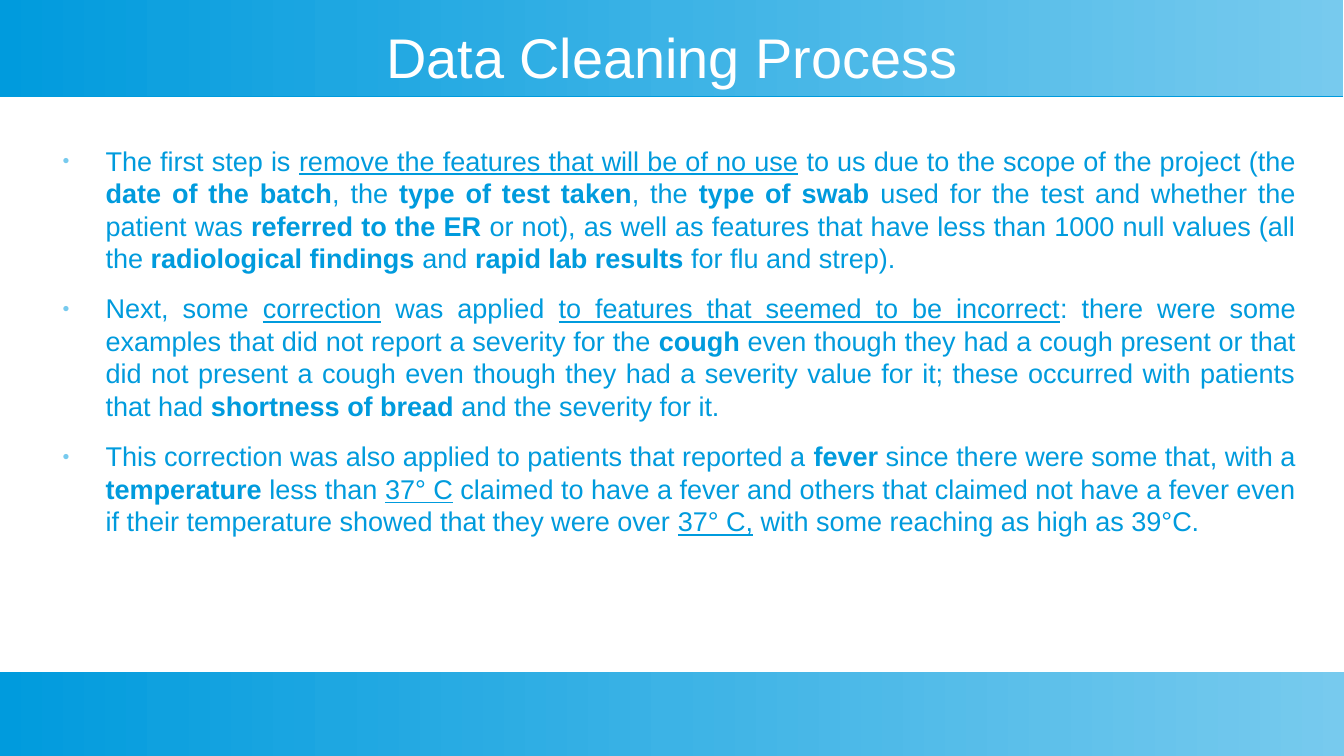
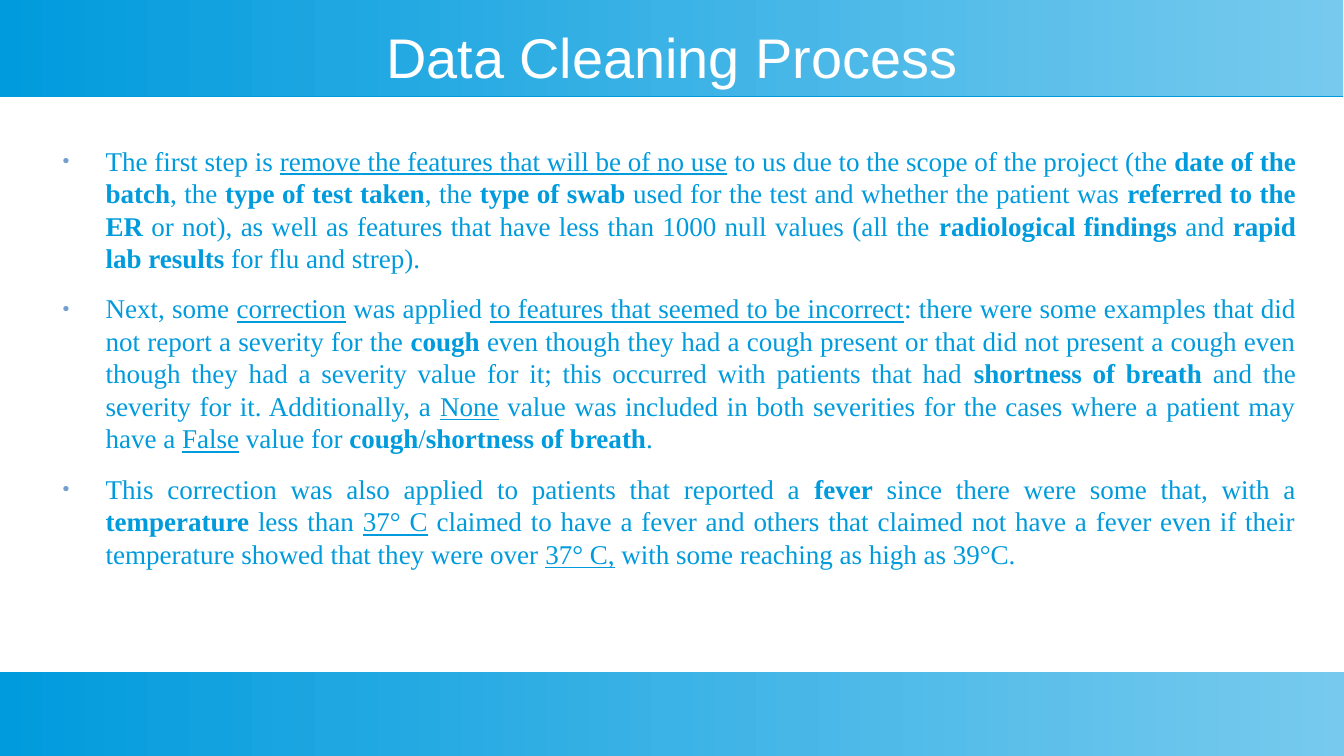
Before and after one commit to Sir-Slade/covid_prediction_project, a slide deck: slide 4 of Covid_Predictor_Report.odp. Drawn at 1344x756 pixels with LibreOffice and Linux fonts; fonts in the diff are those of the drawing. Boxes give left, top, right and bottom in pixels: in the first picture for what was removed or moved away, otherwise in the second. Text is boxed around its words. In the diff, an @@ line names an element or a change of style, - is before the commit and + after.

Commit message:
Created figures for significance tests, chi-squared tests and correlations, added them to the report and continued writting the report. We are now in the Model develoment and experiments phase of the report

```diff
--- a/Covid_Predictor_Report.odp
+++ b/Covid_Predictor_Report.odp
@@ text at (106,152,1296,569): font Arial to Times New Roman in "The first step is remove the features ...", "This correction was also applied to patients ..."; bullet colour #77CAEE to #729FCF @@
@@ text at (106,299,1296,454): text changed; font Arial to Times New Roman @@
-● Next, some correction was applied to features that seemed to be incorrect: there were some examples that did not report a severity for the cough even though they had a cough present or that did not present a cough even though they had a severity value for it; these occurred with patients that had shortness of bread and the severity for it.
+● Next, some correction was applied to features that seemed to be incorrect: there were some examples that did not report a severity for the cough even though they had a cough present or that did not present a cough even though they had a severity value for it; this occurred with patients that had shortness of breath and the severity for it. Additionally, a None value was included in both severities for the cases where a patient may have a False value for cough/shortness of breath.
```
Also in this commit, not shown: 7 other slides changed, 5 slides added, 3 other files.
